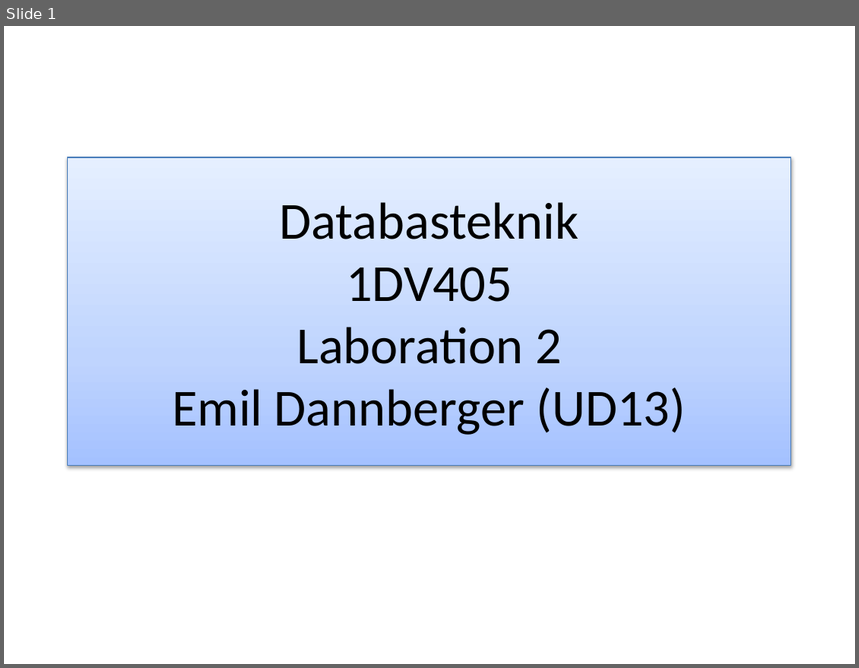
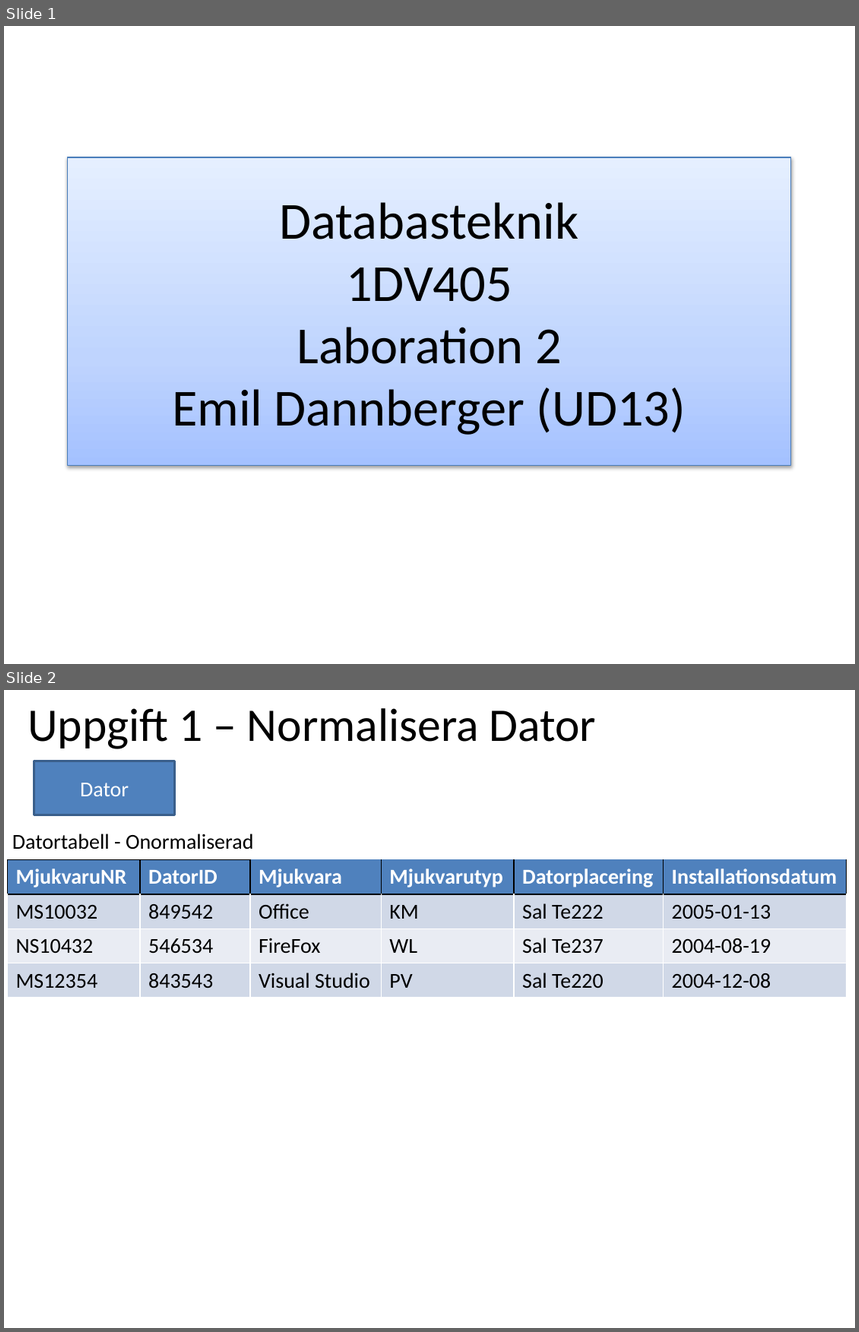
Before and after one commit to ed222an/Databasteknik, a slide deck: Labb 2/Laboration2.pptx. Shown one above the other, each under a label of ours: slide 1 before the commit, slides 1 and 2 after it. The pictures are 859x668 and 859x1332 pixels, drawn with LibreOffice and Linux fonts; fonts in the diff are those of the drawing. Boxes give left, top, right and bottom in pixels: in the first picture for what was removed or moved away, otherwise in the second. Text is boxed around its words. In the diff, an @@ line names an element or a change of style, - is before the commit and + after.

Commit message:
Börjat med uppgift 1.

```diff
--- a/Labb 2/Laboration2.pptx
+++ b/Labb 2/Laboration2.pptx
@@ slide 2 added at [4, 690, 855, 1328], background #FFFFFF @@
@@ title added at [28, 708, 597, 749], 39.6 pt, text #000000 @@
+Uppgift 1 – Normalisera Dator
@@ rectangle added at [34, 761, 174, 815], fill #4F81BD, outline #3A5F8C 2 pt, 18 pt, text #FFFFFF @@
+Dator
@@ text added at [12, 834, 253, 850], 18 pt, text #000000 @@
+Datortabell - Onormaliserad
@@ table added at [7, 860, 846, 996], 4 rows, 6 columns @@
+MjukvaruNR | DatorID | Mjukvara | Mjukvarutyp | Datorplacering | Installationsdatum
+MS10032 | 849542 | Office | KM | Sal Te222 | 2005-01-13
+NS10432 | 546534 | FireFox | WL | Sal Te237 | 2004-08-19
+MS12354 | 843543 | Visual Studio | PV | Sal Te220 | 2004-12-08
```
